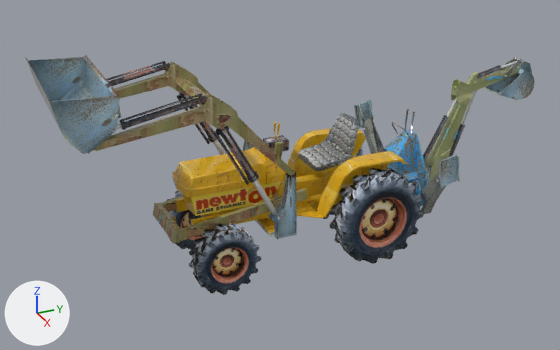
Renders of the FBX model applications/media/tractor.fbx from each side of a commit.
Before and after are seen from a camera (50 mm lens) standing at (10.52, -5.14, 6.68) and looking at (-0.06, -0.38, 1.39). The lights are fixed; the arrows at lower left show +X, +Y and +Z. Where no turn or scale is listed for an object, it has been applied to the vertices.

The first picture shows 'MainBody', 'armHydraulic', 'arms', 'boom', 'boomArm', 'bucket', 'fl_tire', 'frontBucket', 'frontBucketHydraulic', 'rl_tire', 'stab03', 'stab2'.
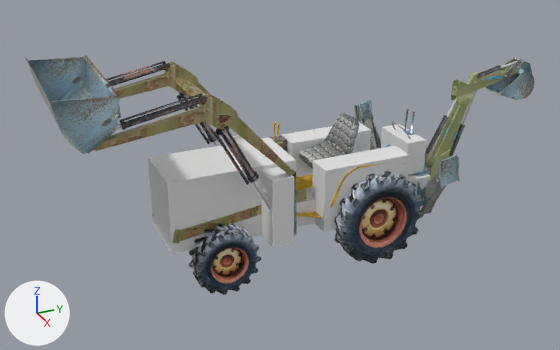
Commit message: start adding tractor demo.

Location of each change, [x1, y1, x2, y2] in pixels of the pictures (560 x 350 px):
'hidden_Box001', added
    after: [148, 137, 296, 254]
'hidden_Box003', added
    after: [312, 146, 409, 232]
'hidden_Box002', added
    after: [233, 135, 294, 247]
'hidden_Box004', added
    after: [281, 122, 371, 177]
'hidden_Box006', added
    after: [381, 124, 426, 175]
'hidden_Box005', added
    after: [296, 173, 430, 227]
'MainBody', unchanged, covered by the edit
    both: [153, 109, 430, 243]

Edits to the bpy script that builds the scene:
```text
Add me_mesh_033_1:
    me_mesh_033_1.from_pydata(...)  # a box spanning x -0.96..0.96, y -0.18..0.18, z 0.0..1.13
Add me_mesh_037:
    me_mesh_037.from_pydata(...)  # a box spanning x -0.422..0.422, y -0.181..0.181, z 0.0..0.588
Add me_mesh_035:
    me_mesh_035.from_pydata(...)  # a box spanning x -0.22..0.22, y -0.76..0.76, z 0.0..1.07
Add me_mesh_032_1:
    me_mesh_032_1.from_pydata(...)  # a box spanning x -0.52..0.52, y -1.03..1.03, z 0.0..1.19
Add me_mesh_036:
    me_mesh_036.from_pydata(...)  # a box spanning x -0.54..0.54, y -1.44..1.44, z 0.0..0.44
Add ob_hidden_box002:
    ob_hidden_box002 = bpy.data.objects.new('hidden_Box002', me_mesh_033_1)
    ob_hidden_box002.location = (0.0, -0.78, 0.7)
Add ob_hidden_box006:
    ob_hidden_box006 = bpy.data.objects.new('hidden_Box006', me_mesh_037)
    ob_hidden_box006.location = (-0.01, 1.94, 1.18)
Add ob_hidden_box004:
    ob_hidden_box004 = bpy.data.objects.new('hidden_Box004', me_mesh_035)
    ob_hidden_box004.location = (-0.6, 0.75, 0.7)
Add ob_hidden_box001:
    ob_hidden_box001 = bpy.data.objects.new('hidden_Box001', me_mesh_032_1)
    ob_hidden_box001.location = (0.0, -1.4, 0.7)
Add ob_hidden_box003:
    ob_hidden_box003 = bpy.data.objects.new('hidden_Box003', me_mesh_035.copy())
    ob_hidden_box003.location = (0.62, 0.75, 0.7)
Add ob_hidden_box005:
    ob_hidden_box005 = bpy.data.objects.new('hidden_Box005', me_mesh_036)
    ob_hidden_box005.location = (-0.01, 0.75, 0.7)
```
